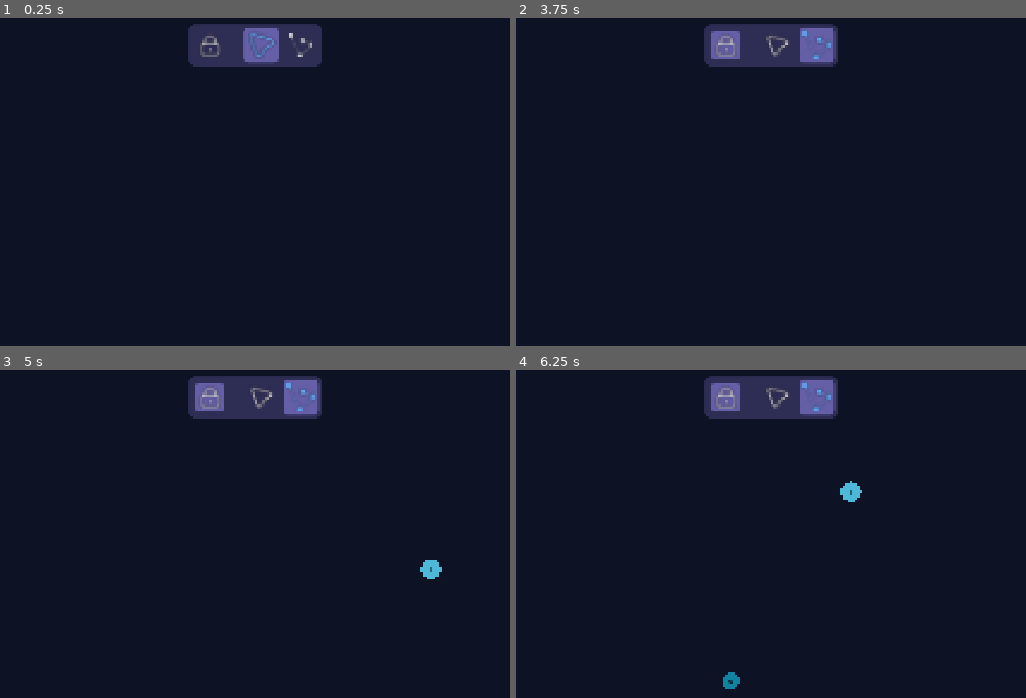
Above: before the commit, frames 1-4 (two rows, left to right).
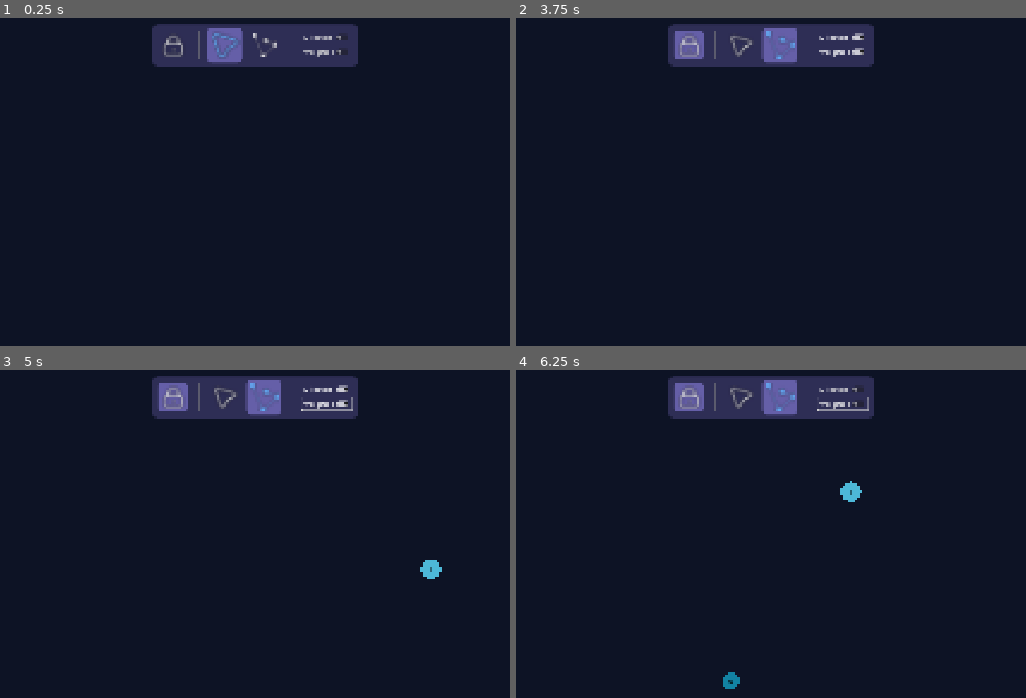
Above: after the commit, the same moments.

Repository: VerticesLTD/Graphos
Game: Godot game, scene res://Boot.tscn
Two runs of this game, one before a commit and one after it. Both use one fixed random seed, a clock stepped at 60 frames per second and the inputs below.
Inputs (mouse positions are in pixels of both pictures, inside the frame that each line leads up to; where the layout moved, square brackets give the same spot in the first picture):
- Up to frame 1 (0.25 s): no input
- Up to frame 2 (3.75 s): click (842, 37) at 0.5 s, where only the run after the commit has a clickable "Directed"; click (842, 50) at 1.25 s, where only the run after the commit has a clickable "Weighted"; click (689, 44) [725, 44] at 2 s; click (740, 44) [776, 44] at 2.75 s; click (781, 44) [816, 44] at 3.5 s
- Up to frame 3 (5 s): tap Enter at 4.25 s; move the mouse to (433, 570) at 4.27 s; hold Right (ui_right) from 4.28 s (still down); tap Ctrl (ctrl) at 4.35 s; click (433, 570) at 4.42 s; tap Space at 4.52 s; tap B (press_B, bound only before the commit) at 4.55 s
- Up to frame 4 (6.25 s): release Right (ui_right) at 5 s; tap Space at 5 s; drag from (949, 570) to (730, 681) at 5.02 s; tap Enter at 5.75 s; move the mouse to (852, 491) at 5.77 s; hold Right (ui_right) from 5.78 s (still down); hold D (toggle_direction, bound only after the commit) from 5.78 s (still down); click (852, 491) at 5.92 s; tap W (toggle_weight, bound only after the commit) at 6.05 s

The runs differ from the first frame. In frame 1, 3.5% of the frame differs, in the area x 29-71%, y 1-15%; in frame 2, 3.8%; in frame 3, 3.8%; in frame 4, 3.8%.

Commit message:
Made the shortcut for state switching and hte tool bar buttons

Diff:
--- a/graph_controller/graph_controller.gd
+++ b/graph_controller/graph_controller.gd
@@ -38,7 +38,6 @@
 ## A map linking actions to the functions handling them
 ## <ACTION> : [<PRESS FUNCTION>, <RELEASE FUNCTION>]
 var action_map: Dictionary = {
-	&"press_B" : [null, null],
 	&"undo" : [func(_event): CommandManager.undo(), null],
 	&"redo" : [func(_event): CommandManager.redo(), null],
 }
--- a/project.godot
+++ b/project.godot
@@ -105,9 +105,14 @@
 "events": [Object(InputEventKey,"resource_local_to_scene":false,"resource_name":"","device":-1,"window_id":0,"alt_press …(195 unchanged characters)…
 ]
 }
-press_B={
+toggle_weight={
 "deadzone": 0.2,
-"events": [Object(InputEventKey,"resource_local_to_scene":fa …(140 unchanged characters)… d":false,"keycode":0,"physical_keycode":66,"key_label":0,"unicode":98,"location":0,"echo":false,"script":null)
+"events": [Object(InputEventKey,"resource_local_to_scene":fa …(140 unchanged characters)… d":false,"keycode":0,"physical_keycode":87,"key_label":0,"unicode":119,"location":0,"echo":false,"script":null)
+]
+}
+toggle_direction={
+"deadzone": 0.2,
+"events": [Object(InputEventKey,"resource_local_to_scene":false,"resource_name":"","device":-1,"window_id":0,"alt_pressed":false,"shift_pressed":false,"ctrl_pressed":false,"meta_pressed":false,"pressed":false,"keycode":0,"physical_keycode":68,"key_label":0,"unicode":100,"location":0,"echo":false,"script":null)
 ]
 }
 
--- a/scenes/tool_bar/tool_bar.gd
+++ b/scenes/tool_bar/tool_bar.gd
@@ -1,5 +1,38 @@
 extends MarginContainer
 
+@onready var directed_btn: CheckButton = $PanelContainer/HBoxContainer/Modifiers/DirectedBtn
+@onready var weighted_btn: CheckButton = $PanelContainer/HBoxContainer/Modifiers/WeightedBtn
+
+func _ready() -> void:
+	# Sync the UI to whatever the Globals are on startup
+	directed_btn.button_pressed = Globals.active_strategy is DirectedStrategy
+	weighted_btn.button_pressed = Globals.is_weighted_mode
+
+	# Connect the signals via code
+	directed_btn.toggled.connect(_on_directed_toggled)
+	weighted_btn.toggled.connect(_on_weighted_toggled)
+
+# --- 2. KEYBOARD SHORTCUTS ---
+func _input(event: InputEvent) -> void:
+	# Don't forget to add "toggle_direction" (D) and "toggle_weight" (W) in Project Settings -> Input Map!
+	if event.is_action_pressed("toggle_direction"):
+		# Flipping the UI switch automatically triggers _on_directed_toggled
+		directed_btn.button_pressed = !directed_btn.button_pressed
+		get_viewport().set_input_as_handled()
+
+	if event.is_action_pressed("toggle_weight"):
+		weighted_btn.button_pressed = !weighted_btn.button_pressed
+		get_viewport().set_input_as_handled()
+
+# --- 3. TOGGLE LOGIC ---
+func _on_directed_toggled(is_on: bool) -> void:
+	if is_on:
+		Globals.active_strategy = DirectedStrategy.new()
+	else:
+		Globals.active_strategy = UndirectedStrategy.new()
+
+func _on_weighted_toggled(is_on: bool) -> void:
+	Globals.is_weighted_mode = is_on
 
 ## Should let the user stay in the tool it's currently using
 func _on_lock_tool_pressed() -> void:
--- a/scenes/tool_bar/tool_bar.tscn
+++ b/scenes/tool_bar/tool_bar.tscn
@@ -13,6 +13,8 @@
 color = Color(0.5058824, 0.5058824, 0.5058824, 0.5411765)
 thickness = 2
 vertical = true
+
+[sub_resource type="Shortcut" id="Shortcut_bkbxk"]
 
 [node name="ToolBar" type="MarginContainer" unique_id=2093412975]
 anchors_preset = 5
@@ -132,6 +134,21 @@
 stretch_mode = 5
 metadata/_edit_use_anchors_ = true
 
+[node name="VSeparator2" type="VSeparator" parent="PanelContainer/HBoxContainer" unique_id=1541838938]
+layout_mode = 2
+
+[node name="Modifiers" type="VBoxContainer" parent="PanelContainer/HBoxContainer" unique_id=900645983]
+layout_mode = 2
+
+[node name="DirectedBtn" type="CheckButton" parent="PanelContainer/HBoxContainer/Modifiers" unique_id=1608271324]
+layout_mode = 2
+shortcut = SubResource("Shortcut_bkbxk")
+text = "Directed"
+
+[node name="WeightedBtn" type="CheckButton" parent="PanelContainer/HBoxContainer/Modifiers" unique_id=1787136133]
+layout_mode = 2
+text = "Weighted"
+
 [connection signal="pressed" from="PanelContainer/HBoxContainer/LockTool" to="." method="_on_lock_tool_pressed"]
 [connection signal="pressed" from="PanelContainer/HBoxContainer/Selection" to="." method="_on_selection_pressed"]
 [connection signal="pressed" from="PanelContainer/HBoxContainer/Create" to="." method="_on_create_pressed"]
--- a/scripts/globals/globals.gd
+++ b/scripts/globals/globals.gd
@@ -30,7 +30,7 @@
 # ------------
 ## Independent modifiers that determine the type of edge being drawn.
 var active_strategy: ConnectionStrategy = UndirectedStrategy.new()
-var is_weighted_mode: bool = true
+var is_weighted_mode: bool = false
 
 # Tracks the state of a vertex's edges to prevent mixing.
 enum WeightState { EMPTY, WEIGHTED, UNWEIGHTED, CORRUPTED }
